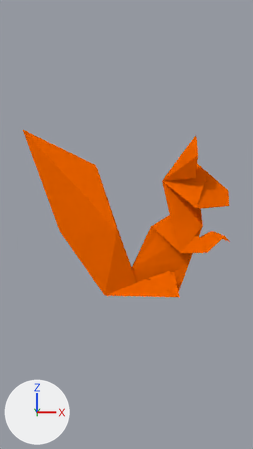
A saved change to the Blender file Assets/Blendfiles/Squirrel/Squirrel_All.blend.
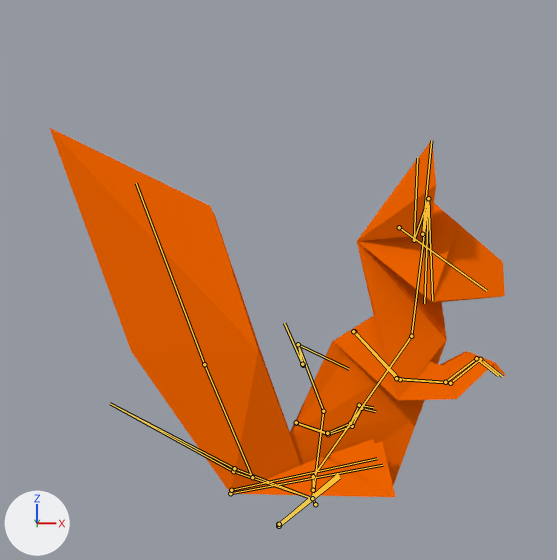
Each version is shown from the file's camera 'Camera.002', then close up on the part from 0% to 100% of the width and 16% to 73% of the height. Arrows for +X, +Y and +Z are at lower left; the lights stay in place. The bones that bend it are drawn over the model as lines in the close-ups.

In view in the first close-up: 'Untitled'.
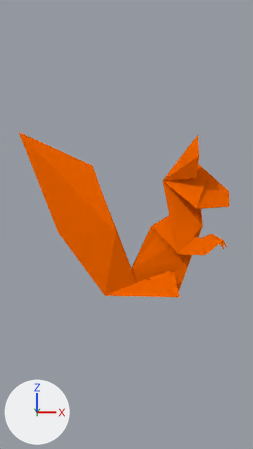
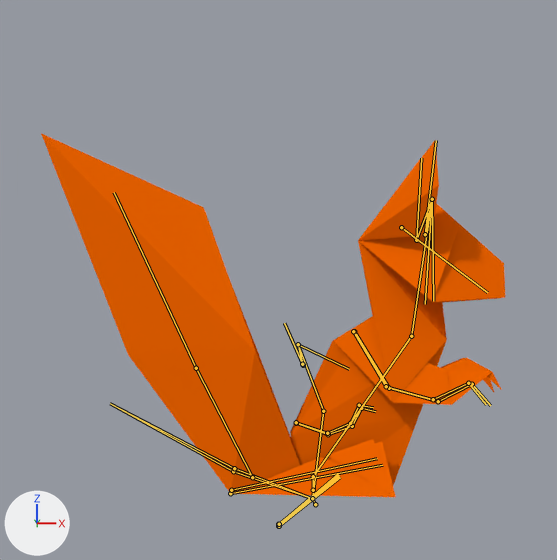
Commit message: Squirrel_Idle Spritesheet

The newer file adds an action. The first version stands in its rest pose; the second is drawn at frame 15 of the action 'Idle'.

Boxes (x1, y1, x2, y2) around the edits, measured in the close-ups (557 x 560 px):
'Untitled', posed: before (50, 128, 507, 497); after (41, 133, 505, 497)
bone 'Neck', root to tip: before (411, 336) to (428, 198); after (411, 336) to (432, 199)
bone 'Upper_Arm.R', root to tip: before (354, 331) to (400, 379); after (354, 331) to (389, 388)
bone 'Upper_Arm.L', root to tip: before (353, 331) to (396, 378); after (353, 331) to (386, 386)
bone 'Foot.R.001', root to tip: before (252, 477) to (204, 364); after (252, 477) to (196, 368)

The change, as a list of edits to the scene's bpy script:
```text
Change bone_neck:
    where bone_neck = bpy.data.objects['Skeleton_Squirrel'].pose.bones['Neck']  # child of 'Body'
    bone_neck.rotation_quaternion: (1.0, 0.0, 0.0, 0.0) -> (1.0, 0.012, 0.0, 0.0)  # degrees (0, 0, 0) -> degrees (1, 0, 0)
Change bone_upper_arm_r:
    where bone_upper_arm_r = bpy.data.objects['Skeleton_Squirrel'].pose.bones['Upper_Arm.R']  # child of 'Body'
    bone_upper_arm_r.rotation_quaternion: (1.0, 0.0, 0.0, 0.0) -> (0.995, 0.101, -0.017, 0.0)  # degrees (0, 0, 0) -> degrees (12, -2, 0)
Change bone_upper_arm_l:
    where bone_upper_arm_l = bpy.data.objects['Skeleton_Squirrel'].pose.bones['Upper_Arm.L']  # child of 'Body'
    bone_upper_arm_l.rotation_quaternion: (1.0, 0.0, 0.0, 0.0) -> (0.995, 0.101, 0.018, 0.0)  # degrees (0, 0, 0) -> degrees (12, 2, 0)
Change bone_foot_r_001:
    where bone_foot_r_001 = bpy.data.objects['Skeleton_Squirrel'].pose.bones['Foot.R.001']  # child of 'Base'
    bone_foot_r_001.rotation_quaternion: (1.0, 0.0, 0.0, 0.0) -> (0.999, 0.036, 0.0, -0.01)  # degrees (0, 0, 0) -> degrees (4, 0, -1)
```
